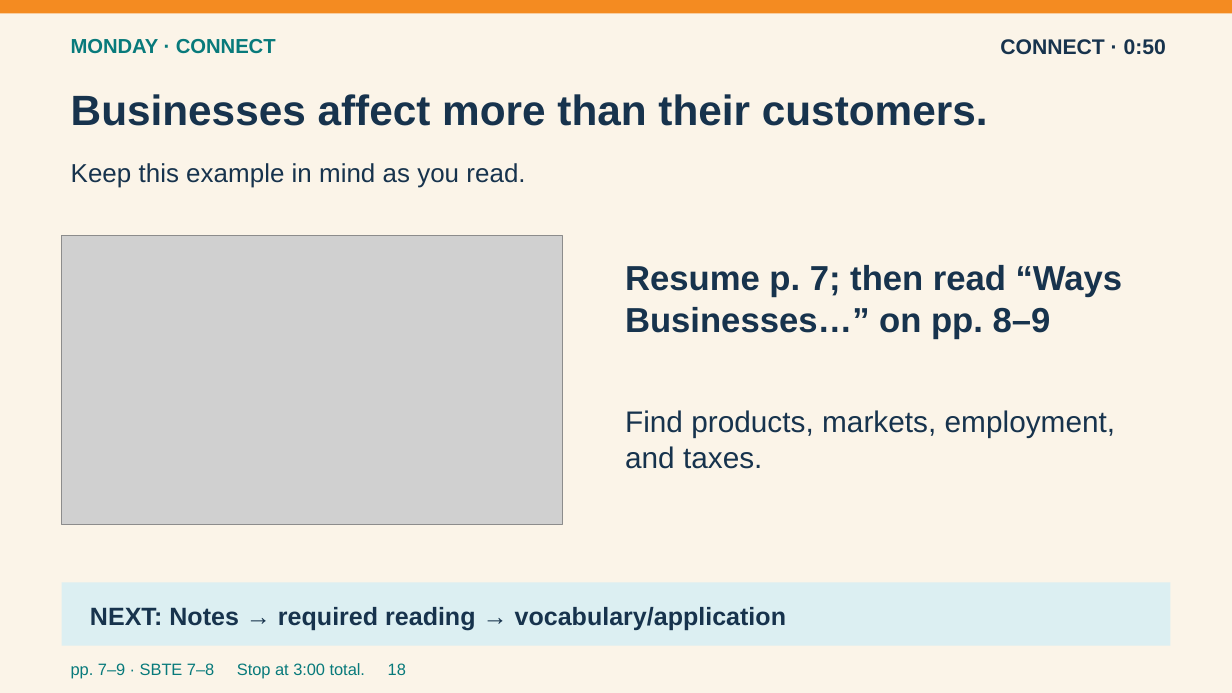
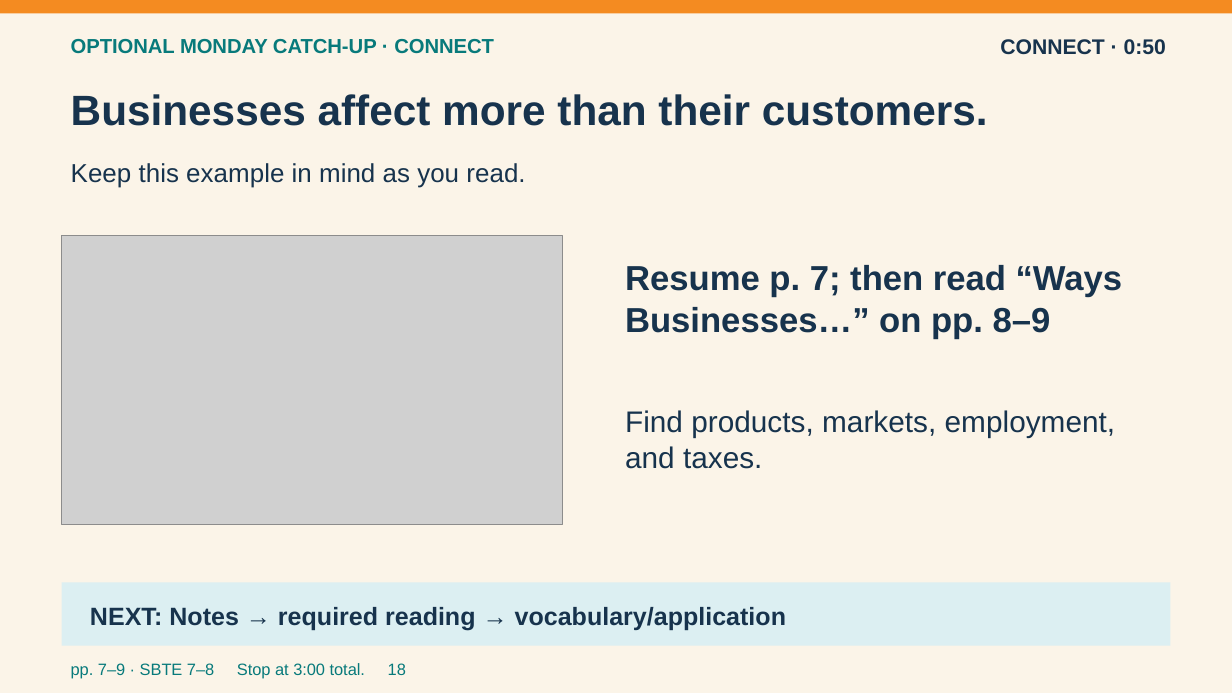
Before and after one commit to pzg8794/teaching-placement, a slide deck: slide 18 of second-placement/planning/2026-09-21-to-25/2026-09-21-to-25-Entry-Routines-Visual-v3.pptx. Drawn at 1232x693 pixels with LibreOffice and Linux fonts; fonts in the diff are those of the drawing; grey boxes stand for pictures. Boxes give left, top, right and bottom in pixels: in the first picture for what was removed or moved away, otherwise in the second. Text is boxed around its words. In the diff, an @@ line names an element or a change of style, - is before the commit and + after.

Commit message:
Clarify Friday response flow and repair Wednesday and catch-up visuals

```diff
--- a/second-placement/planning/2026-09-21-to-25/2026-09-21-to-25-Entry-Routines-Visual-v3.pptx
+++ b/second-placement/planning/2026-09-21-to-25/2026-09-21-to-25-Entry-Routines-Visual-v3.pptx
@@ text at [71, 39, 494, 54]: text changed @@
-MONDAY · CONNECT
+OPTIONAL MONDAY CATCH-UP · CONNECT
```
Also in this commit, not shown: 7 other slides changed, 4 other files.
